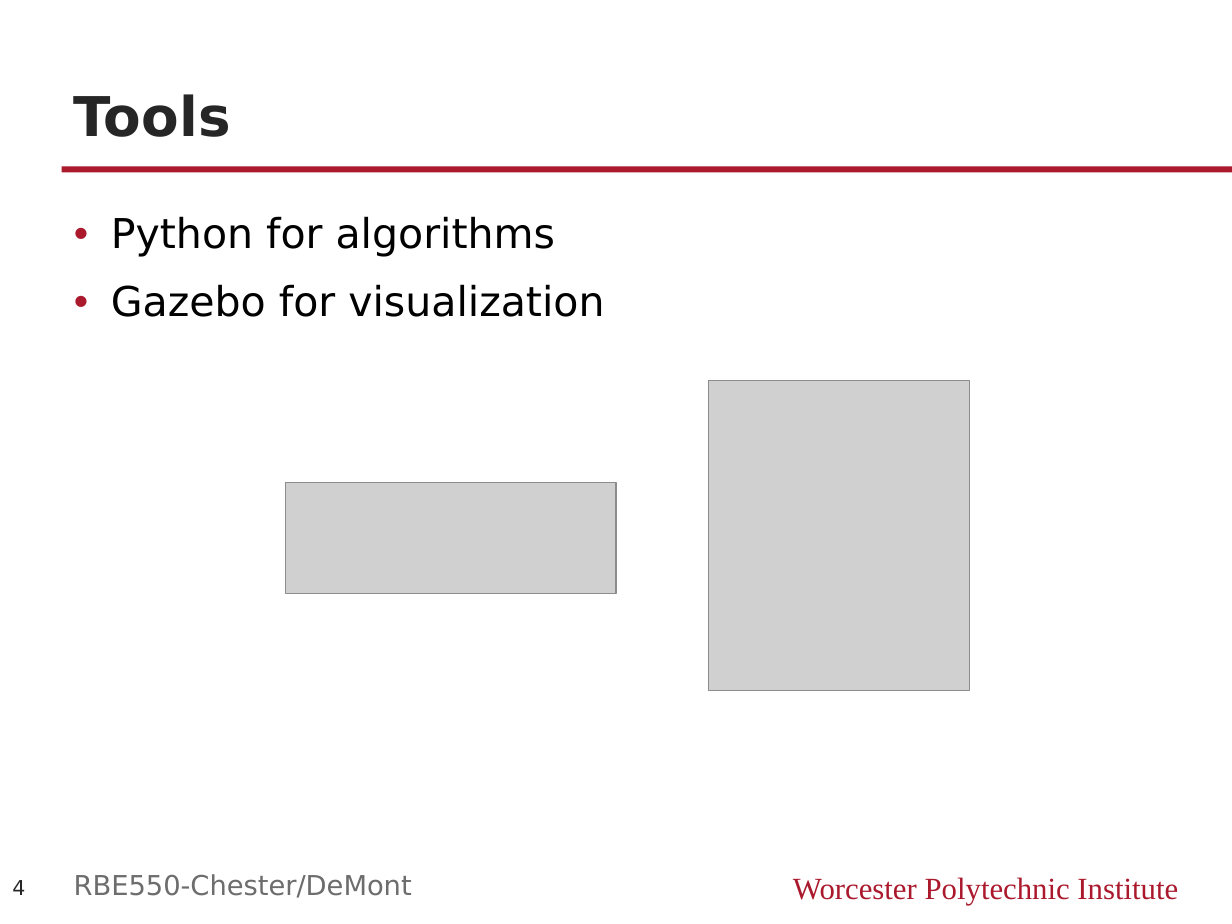
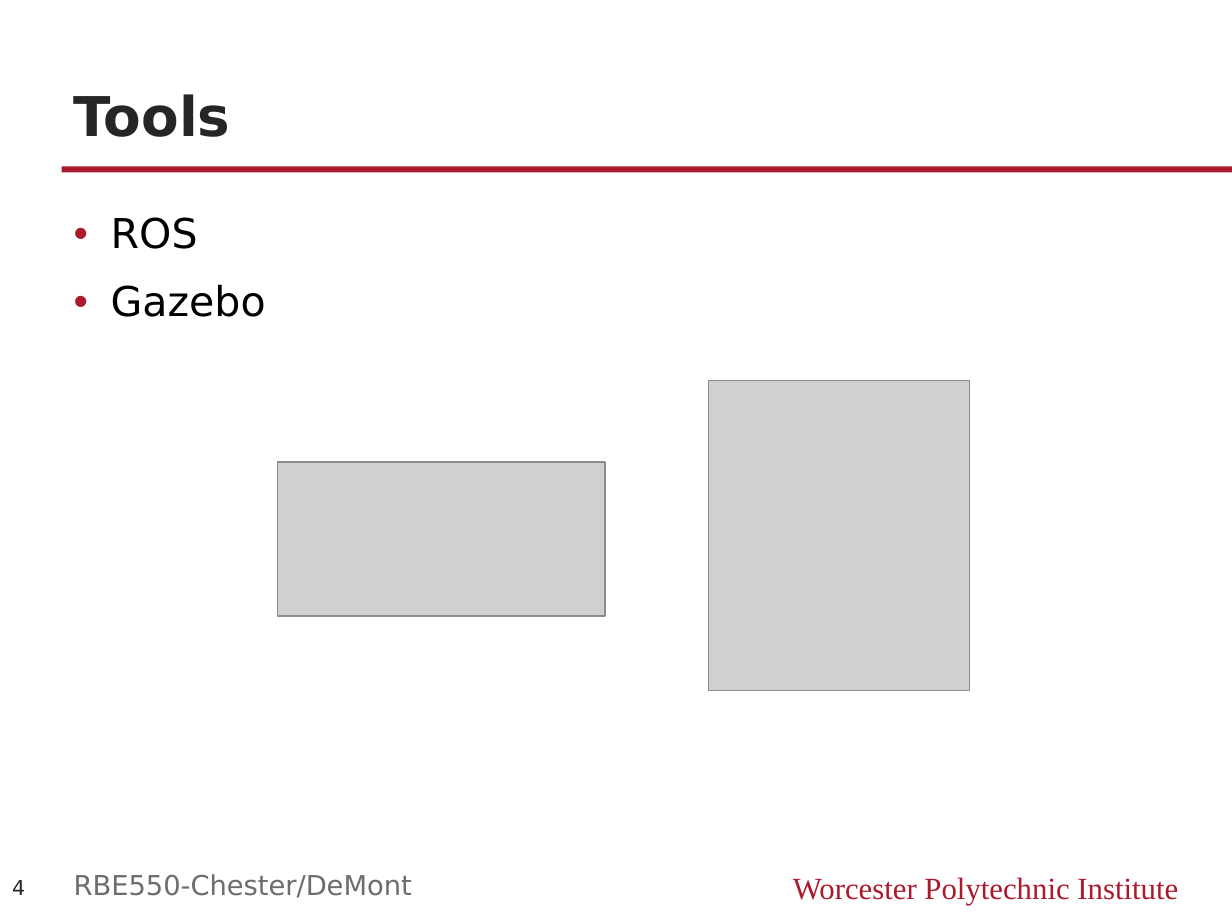
Before and after one commit to hlfshell/rbe550-project, a slide deck: slide 4 of docs/ProjProp.pptx. Drawn at 1232x924 pixels with LibreOffice and Linux fonts; fonts in the diff are those of the drawing; grey boxes stand for pictures. Boxes give left, top, right and bottom in pixels: in the first picture for what was removed or moved away, otherwise in the second. Text is boxed around its words. In the diff, an @@ line names an element or a change of style, - is before the commit and + after.

```diff
--- a/docs/ProjProp.pptx
+++ b/docs/ProjProp.pptx
@@ text at (x1=111, y1=217, x2=266, y2=317): text changed @@
-• Python for algorithms
-• Gazebo for visualization
+• ROS
+• Gazebo
@@ picture resized from (x1=286, y1=483, x2=616, y2=594) to (x1=277, y1=462, x2=605, y2=616) @@
```
Also in this commit, not shown: 1 other slide changed.
